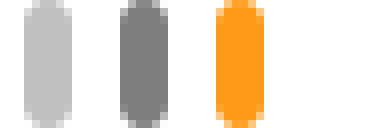
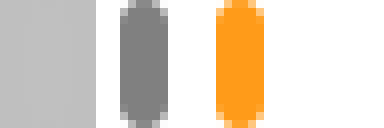
Revision of a layered 384×128 image; what changed, layer by layer:
removed layer "#0" (was 50%) over [24, 0, 72, 128]
added group "#0" with 2 layers above "#1" over [0, 0, 96, 128]
added layer "#0-1" (multiply, 50%) in group "#0" over [0, 0, 96, 128]
added layer "#0-0" in group "#0" over [24, 0, 72, 128]
